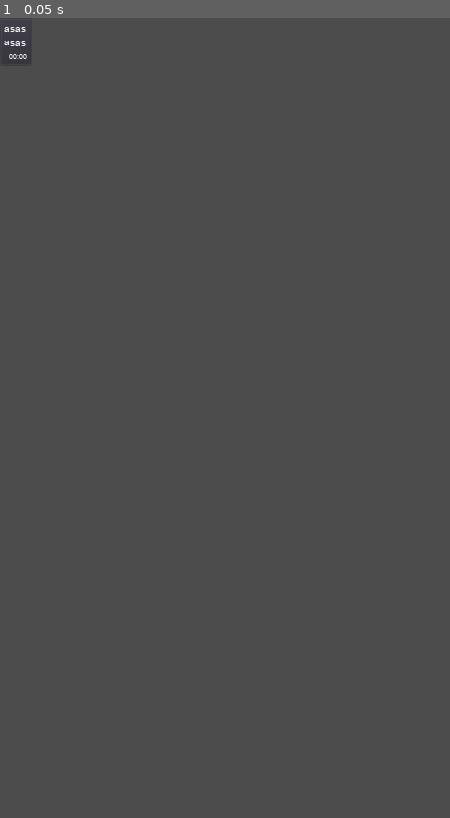
Above: before the commit, frame 1.
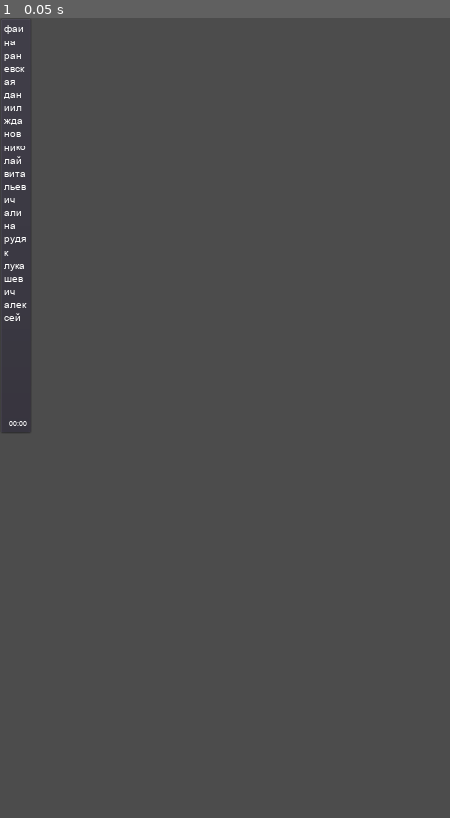
Above: after the commit, the same moment.

Repository: LeshaLukash/The-Chat-Prototype
Game: Godot game, scene res://message.tscn
The game is run twice, just before and just after one commit, with the same random seed, the same clock (stepped at 60 frames per second) and the same inputs.
Inputs:
- Up to frame 1 (0.05 s): no input

The runs differ from the first frame. In frame 1, 0.4% of the frame differs, in the area x 0-7%, y 0-52%.

Commit message:
Message
Реализованы функции поиска самой длиной строки в сообщении, подсчёт числа строк сообщения, получение длины строки в пикселях при использовании требуемого шрифта

Diff:
--- a/message.gd
+++ b/message.gd
@@ -26,15 +26,48 @@
 	else:
 		rect_min_size = MESSAGE_MIN_SIZE_EMPTY
 
-	var lines_count: int = text.count('\n') + 1 # Число строк в сообщении
-	print(text)
+	print(get_longest_text_line())
 
 	# Записываем текст и время в поле сообщения
 	$Text.bbcode_text = text + time_tags_start + time_formatted + time_tags_end
 
 
+# Получить длину строки, в пикселях
 func get_string_pixel_length(string: String) -> Vector2:
 	return message_font.get_string_size(string).x
+
+
+# Получить число строк в сообщении
+func get_lines_count() -> int:
+	return text.count('\n') + 1
+
+
+# Получить самую длинную строку в сообщении
+func get_longest_text_line() -> String:
+	if get_lines_count() == 1:
+		return text
+
+	var longest_line := ""
+	var prev_line_break_pos := 0	# Номер предыдущего переноса
+	var next_line_break_pos := 0	# Номер следующего переноса
+	var substr_length := 0 			# Длина подстроки
+	var test_line: String			# Строка, которая проверяется
+
+	for i in get_lines_count():
+		next_line_break_pos = text.find('\n', prev_line_break_pos) # Находим следующий перенос строки, \n
+		substr_length = next_line_break_pos - prev_line_break_pos  # Длина строки равна разнице между следующим и предыдущим переносами строки
+
+		if substr_length < 0: # длина подстроки меньше нуля - строка последняя
+			test_line = text.substr(prev_line_break_pos) # строка последняя, считываем до конца
+		else:
+			test_line = text.substr(prev_line_break_pos, substr_length) # Возвращается строка, не включающая последний символ номером substr_length!
+
+		if longest_line.length() < test_line.length():
+			longest_line = test_line
+
+		prev_line_break_pos = next_line_break_pos + 1 	# на единицу больше, т.к. next_line_break_pos хотим искать мимо предыдущего prev_line_break_pos
+														# иначе при поиске будет находить сноску под номером prev_line_break_pos
+	return longest_line
 
 
 func set_text(value: String):
--- a/message.tscn
+++ b/message.tscn
@@ -10,22 +10,55 @@
 size_flags_horizontal = 0
 theme = ExtResource( 1 )
 script = ExtResource( 2 )
-text = "asas
-asas"
+text = "фаина раневская
+даниил жданов
+николай витальевич
+алина рудяк
+лукашевич алексей
+
+
+
+
+
+
+
+"
 
 [node name="Text" type="RichTextLabel" parent="."]
 margin_left = 7.0
 margin_top = 7.0
 margin_right = 44.0
-margin_bottom = 67.0
+margin_bottom = 627.0
 rect_min_size = Vector2( 37, 40 )
 rect_clip_content = false
 focus_mode = 2
 bbcode_enabled = true
-bbcode_text = "asas
-asas[right][font=fonts/arial_time.tres]00:00[/font][/right]"
-text = "asas
-asas00:00"
+bbcode_text = "фаина раневская
+даниил жданов
+николай витальевич
+алина рудяк
+лукашевич алексей
+
+
+
+
+
+
+
+[right][font=fonts/arial_time.tres]00:00[/font][/right]"
+text = "фаина раневская
+даниил жданов
+николай витальевич
+алина рудяк
+лукашевич алексей
+
+
+
+
+
+
+
+00:00"
 fit_content_height = true
 scroll_active = false
 selection_enabled = true
--- a/project.godot
+++ b/project.godot
@@ -19,8 +19,8 @@
 window/size/width=720
 window/size/height=1280
 window/size/resizable=false
-window/size/borderless=true
-window/size/fullscreen=true
+window/size/test_width=600
+window/size/test_height=600
 window/stretch/mode="2d"
 window/stretch/aspect="keep_width"
 
